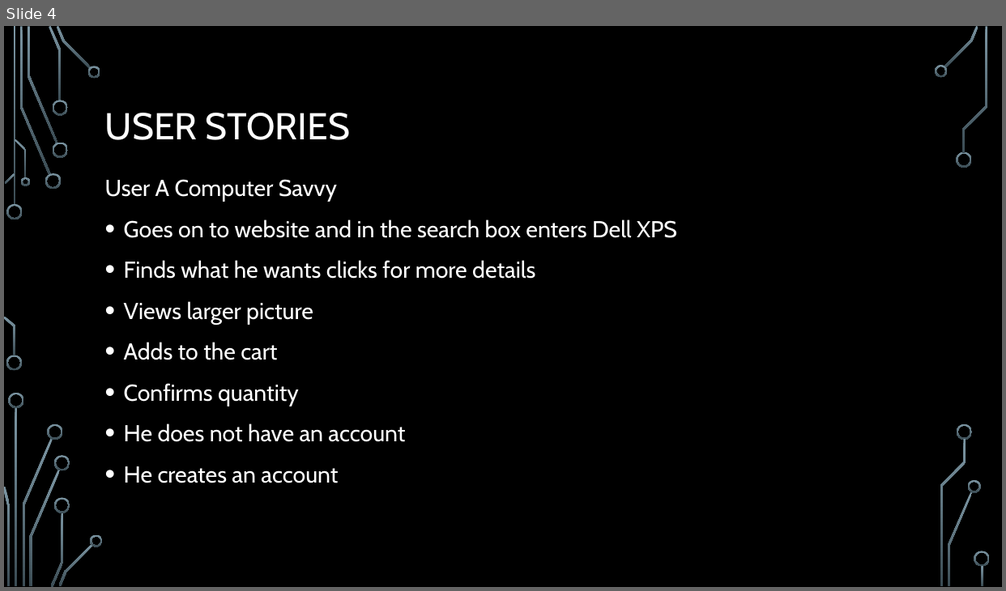
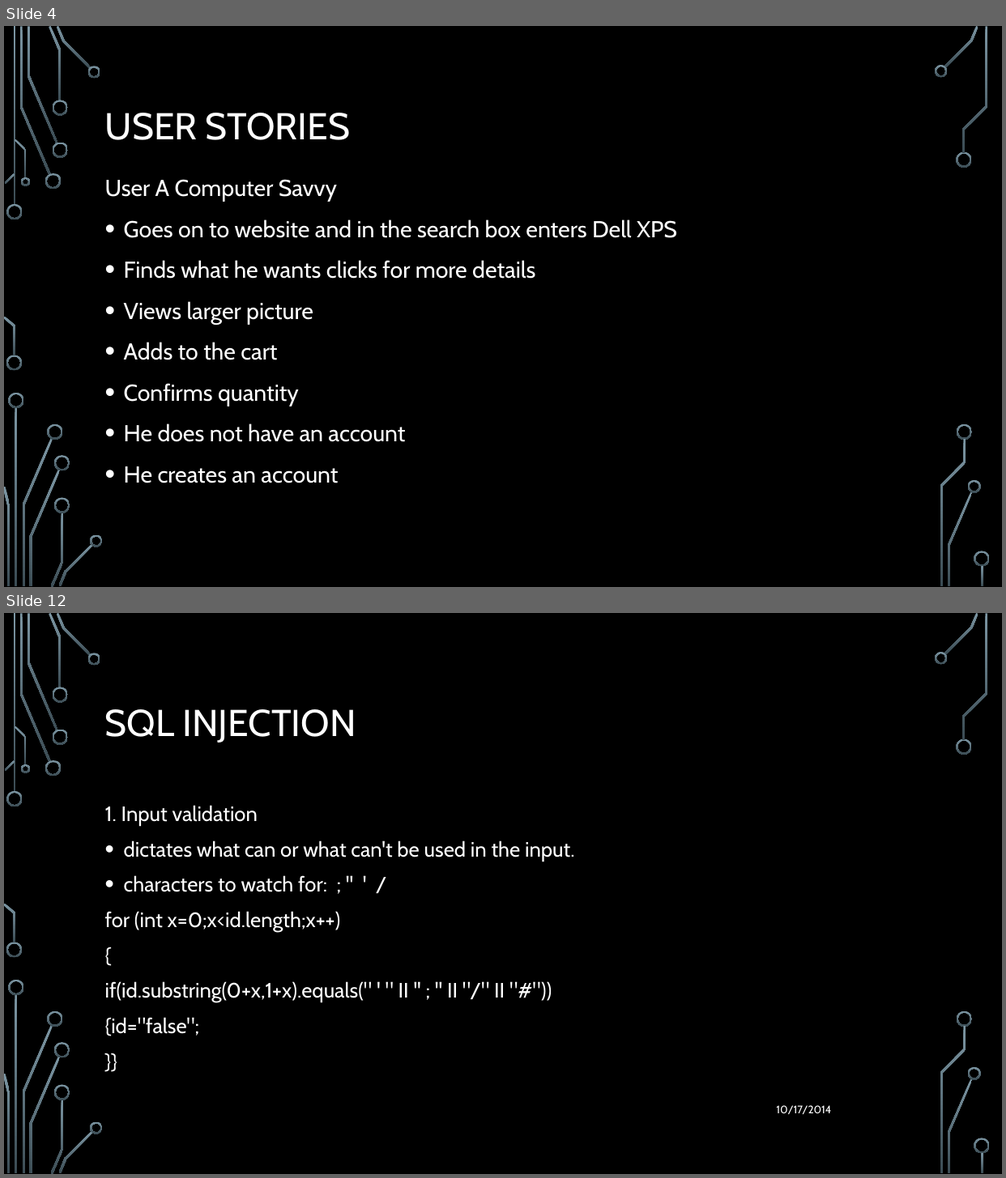
Before and after one commit to KBarros2014/TEAMB, a slide deck: site/Presentation doc/Php assignment.pptx. Shown one above the other, each under a label of ours: slide 4 before the commit, slides 4 and 12 after it; the slides between them are not shown. The pictures are 1006x591 and 1006x1178 pixels, drawn with LibreOffice and Linux fonts; fonts in the diff are those of the drawing; background and template pictures are left out. Boxes give left, top, right and bottom in pixels: in the first picture for what was removed or moved away, otherwise in the second. Text is boxed around its words. In the diff, an @@ line names an element or a change of style, - is before the commit and + after.

```diff
--- a/site/Presentation doc/Php assignment.pptx
+++ b/site/Presentation doc/Php assignment.pptx
@@ slide 12 added at [4,613,1002,1174], background picture (left out); not listed: 36 template elements that a slide beside it also shows @@
@@ title added at [105,709,356,743], 36 pt, text #FFFFFF @@
+SQL INJECTION
@@ text added at [105,805,574,1037], 20 pt, text #FFFFFF @@
+1. Input validation
+• dictates what can or what can't be used in the input.
+• characters to watch for: ; '' ' /
+for (int x=0;x<id.length;x++)
+{
+if(id.substring(0+x,1+x).equals(" ' " II '' ; '' II "/" II "#"))
+{id="false";
+}}
@@ text added at [776,1105,831,1114], 10.5 pt, text #FFFFFF @@
+10/17/2014
```
Also in this commit, not shown: 4 slides changed, 13 other slides added, 3 slides removed, 1 other file.
